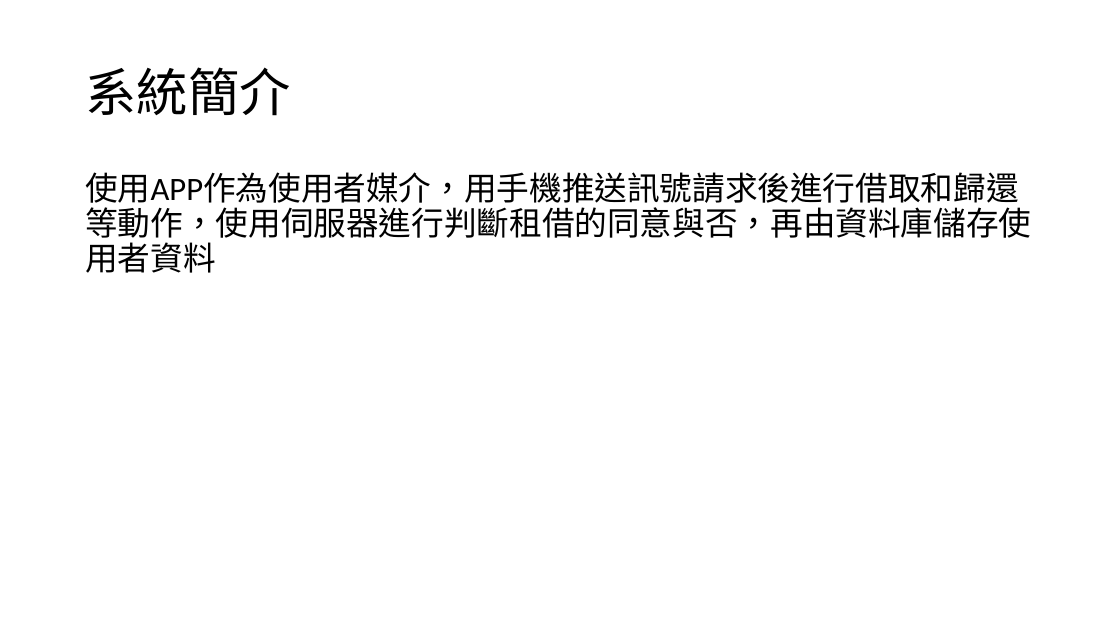
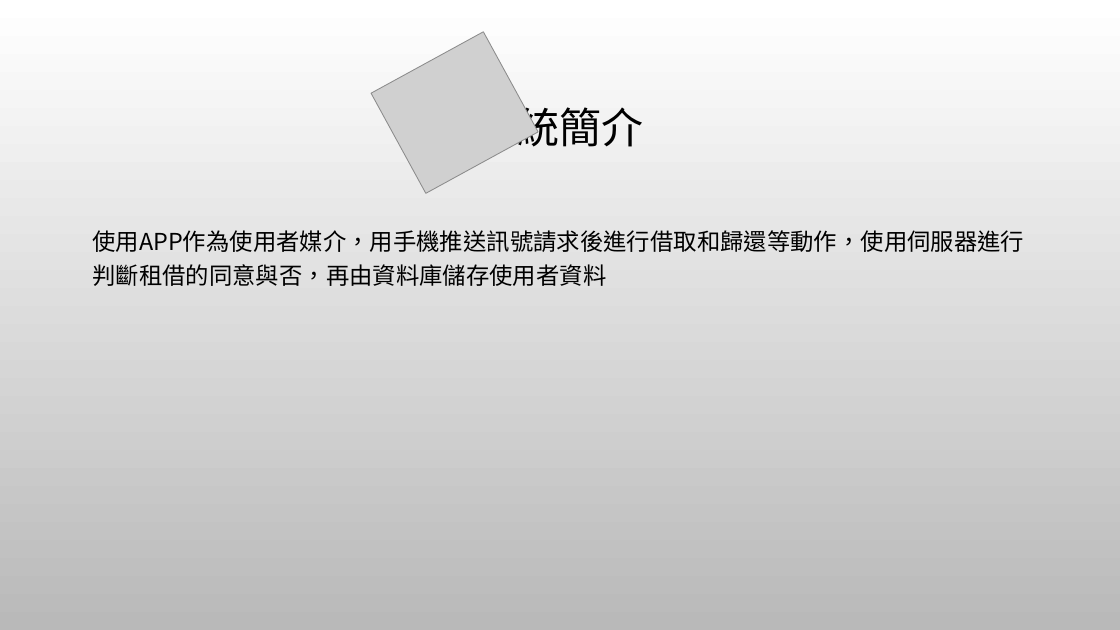
Before and after one commit to bbblu/courtesy-umbrella-docs, a slide deck: slide 5 of 初審簡報.pptx (slide 4 before the commit). Drawn at 1120x630 pixels with LibreOffice and Linux fonts; fonts in the diff are those of the drawing; grey boxes stand for pictures; background and template pictures are left out. Boxes give left, top, right and bottom in pixels: in the first picture for what was removed or moved away, otherwise in the second. Text is boxed around its words. In the diff, an @@ line names an element or a change of style, - is before the commit and + after.

```diff
--- a/初審簡報.pptx
+++ b/初審簡報.pptx
@@ background #FFFFFF to picture (left out) @@
@@ title "系統簡介" moved from (x1=85, y1=67, x2=290, y2=116) to (x1=476, y1=101, x2=644, y2=154) @@
@@ title "系統簡介" at (x1=476, y1=101, x2=644, y2=154): size 44 to 36 pt, font Calibri to Noto Sans CJK TC; alignment left to centre @@
@@ picture added at (x1=371, y1=32, x2=538, y2=193) @@
@@ text "使用APP作為使用者媒介，用手機推送訊號請求後進行借取和歸還等動作，使用伺服器進行判斷租借的同意與否，再由資料庫儲存使用 ..." moved from (x1=85, y1=172, x2=1031, y2=273) to (x1=92, y1=230, x2=1024, y2=286) @@
@@ text "使用APP作為使用者媒介，用手機推送訊號請求後進行借取和歸還等動作，使用伺服器進行判斷租借的同意與否，再由資料庫儲存使用 ..." at (x1=92, y1=230, x2=1024, y2=286): size 28 to 20 pt, font Calibri to Noto Sans CJK TC; line spacing 0.9 to 1.2 @@
```
Also in this commit, not shown: 7 other slides changed, 3 slides added, 1 slide removed.
